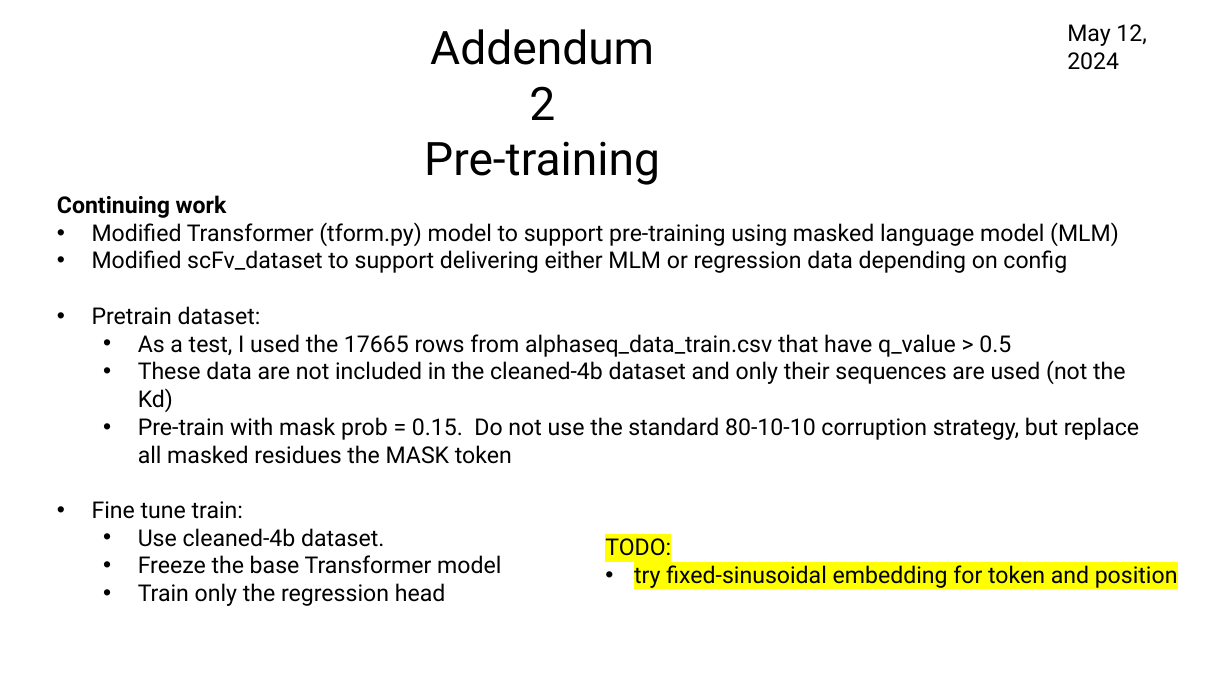
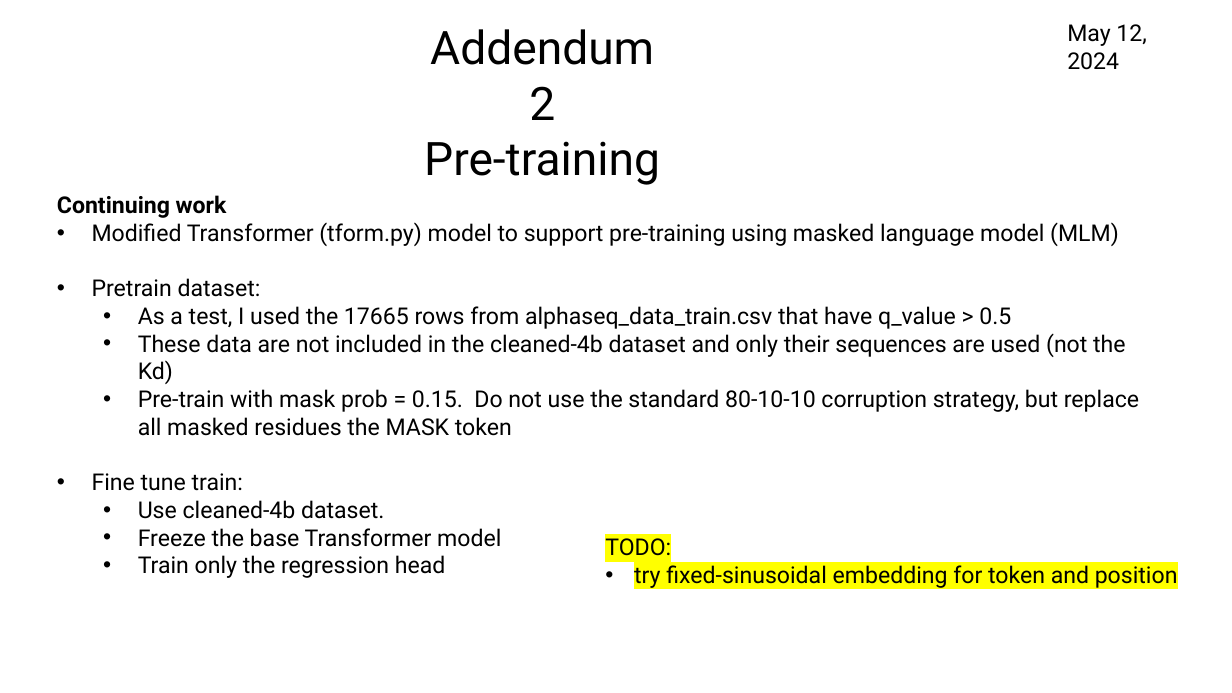
Before and after one commit to planaria158/BERT-antibody-antigen-binding-energy, a slide deck: slide 25 of Homework-aAlphaBio.pptx (slide 24 before the commit). Drawn at 1232x693 pixels with LibreOffice and Linux fonts; fonts in the diff are those of the drawing. Boxes give left, top, right and bottom in pixels: in the first picture for what was removed or moved away, otherwise in the second. Text is boxed around its words. In the diff, an @@ line names an element or a change of style, - is before the commit and + after.

```diff
--- a/Homework-aAlphaBio.pptx
+++ b/Homework-aAlphaBio.pptx
@@ text at <box>92,250,1067,273</box>: paragraph removed @@
-• Modified scFv_dataset to support delivering either MLM or regression data depending on config
```
Also in this commit, not shown: 5 other slides changed, 1 slide added, 5 other files.
